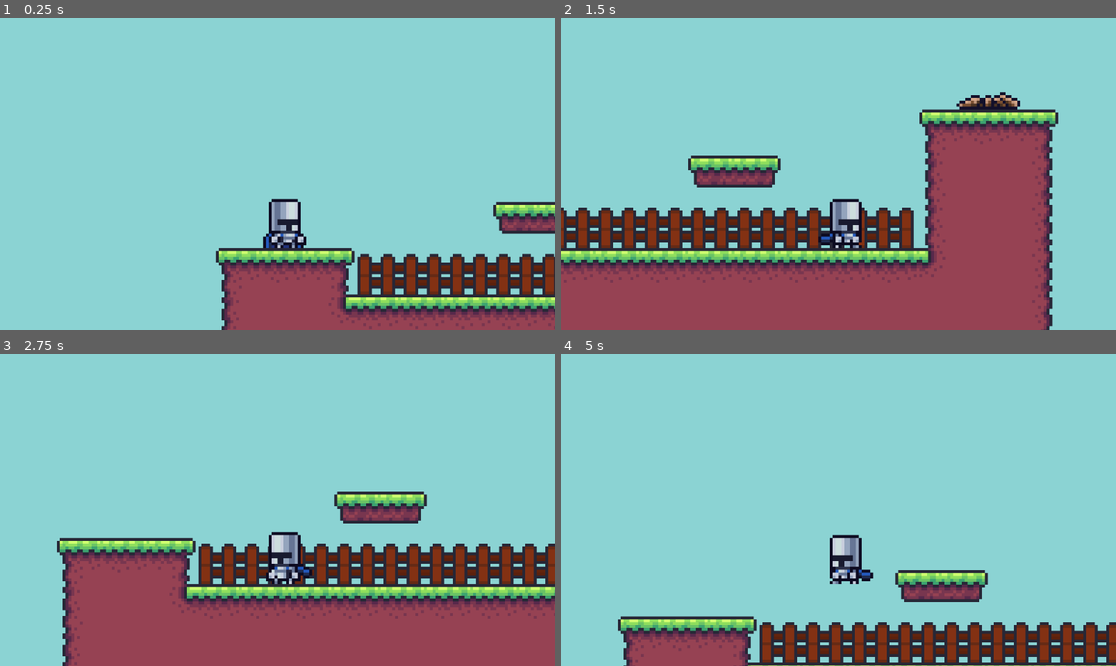
Above: before the commit, frames 1-4 (two rows, left to right).
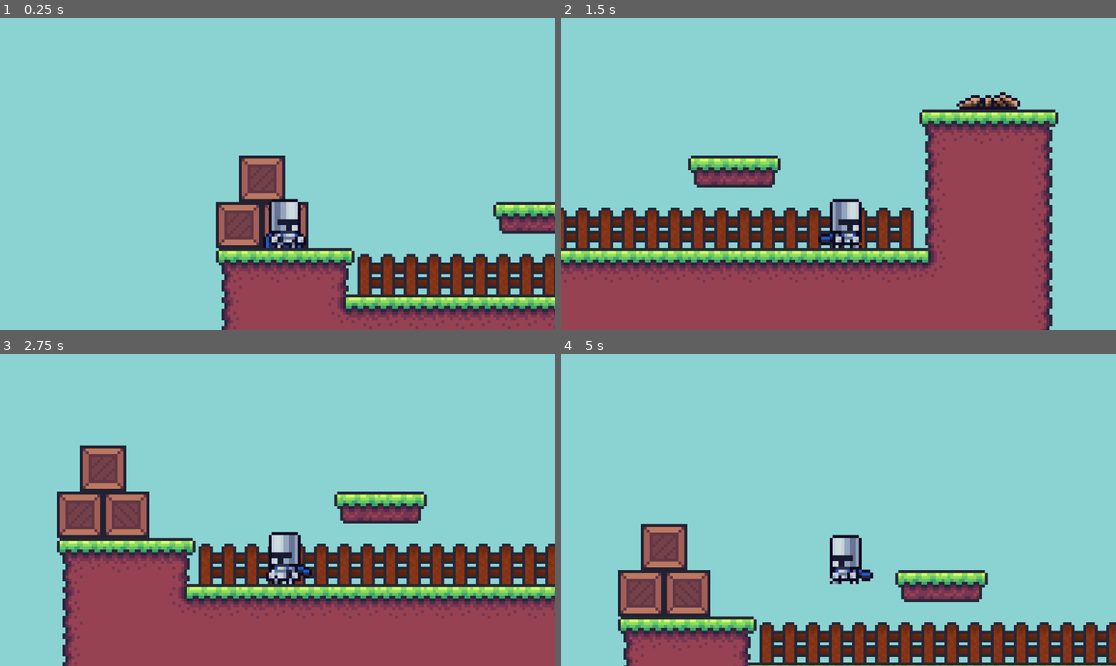
Above: after the commit, the same moments.

Repository: Deivid31/MetroidPixel
Game: Godot game, scene res://maps/test_map.tscn
Same seed, same stepped clock (60 frames per second), same inputs: the game is played once before the commit and once after it.
Inputs (mouse positions are in pixels of both pictures, inside the frame that each line leads up to):
- Up to frame 1 (0.25 s): no input
- Up to frame 2 (1.5 s): tap Enter at 0.5 s; move the mouse to (960, 158) at 0.52 s; hold D (move_right) from 0.53 s (still down); click (960, 158) at 0.6 s; tap Space (jump) at 0.77 s; move the mouse to (727, 189) at 1.27 s; tap E (interact) at 1.35 s
- Up to frame 3 (2.75 s): tap Space (jump) at 1.52 s; move the mouse to (333, 441) at 2.02 s; release D (move_right) at 2.03 s; hold A (move_left) from 2.03 s (still down); click (333, 441) at 2.1 s
- Up to frame 4 (5 s): move the mouse to (810, 572) at 2.77 s; release A (move_left) at 2.78 s; hold D (move_right) 2.78-4.28 s; tap E (interact) at 2.85, 4.35 s; tap Space (jump) at 3.02, 3.77, 4.52 s; move the mouse to (1005, 556) at 3.52 s; click (1005, 556) at 3.6 s; move the mouse to (672, 463) at 4.27 s; hold A (move_left) from 4.28 s (still down)

The runs differ from the first frame. In frame 1, 3.1% of the frame differs, in the area x 38-100%, y 44-89%; in frame 2, 0.4%; in frame 3, 4.2%; in frame 4, 4.2%, in the area x 10-100%, y 54-99%.

Commit message:
Añadidos sprites cajas

Diff:
--- a/maps/test_map.tscn
+++ b/maps/test_map.tscn
@@ -1,8 +1,9 @@
-[gd_scene load_steps=8 format=3 uid="uid://2384vxrh3t8q"]
+[gd_scene load_steps=10 format=3 uid="uid://2384vxrh3t8q"]
 
-[ext_resource type="Texture2D" uid="uid://bcjqbxob33lhq" path="res://tiles/decorations/fence/fence_pack.png" id="1_t7gtf"]
+[ext_resource type="Texture2D" uid="uid://b038kk2rolrep" path="res://tiles/decorations/fence/fence_pack.png" id="1_t7gtf"]
 [ext_resource type="PackedScene" uid="uid://blpaar276ow40" path="res://characters/warrior/warrior.tscn" id="2_c5mqx"]
 [ext_resource type="Texture2D" uid="uid://w4sl5d7p7u13" path="res://tiles/terrain/terrain_pack.png" id="2_yyn4x"]
+[ext_resource type="Texture2D" uid="uid://p5asd2sv5hal" path="res://tiles/decorations/crate/create_pack.png" id="3_udkty"]
 [ext_resource type="PackedScene" uid="uid://vx7vlkse1jk" path="res://decorations/campfire/campfire.tscn" id="4_vm7ba"]
 
 [sub_resource type="TileSetAtlasSource" id="TileSetAtlasSource_etls0"]
@@ -141,10 +142,34 @@
 6:5/0/physics_layer_0/angular_velocity = 0.0
 6:5/0/physics_layer_0/polygon_0/points = PackedVector2Array(-8, -8, 8, -8, 8, 8, -8, 8)
 
+[sub_resource type="TileSetAtlasSource" id="TileSetAtlasSource_hms4q"]
+texture = ExtResource("3_udkty")
+0:0/0 = 0
+0:0/0/physics_layer_0/linear_velocity = Vector2(0, 0)
+0:0/0/physics_layer_0/angular_velocity = 0.0
+0:0/0/physics_layer_0/polygon_0/points = PackedVector2Array(0.0441942, -8, 8, -8, 8, -6.01041, -0.0441942, -5.92202)
+0:0/0/physics_layer_0/polygon_0/one_way = true
+1:0/0 = 0
+1:0/0/physics_layer_0/linear_velocity = Vector2(0, 0)
+1:0/0/physics_layer_0/angular_velocity = 0.0
+1:0/0/physics_layer_0/polygon_0/points = PackedVector2Array(-8, -8, 0.0625, -8, 0.0496063, -6.00236, -8, -6.03323)
+1:0/0/physics_layer_0/polygon_0/one_way = true
+0:1/0 = 0
+0:1/0/physics_layer_0/linear_velocity = Vector2(0, 0)
+0:1/0/physics_layer_0/angular_velocity = 0.0
+0:1/0/physics_layer_0/polygon_0/points = PackedVector2Array(-8, -8, 8, -8, 8, -5.99816, -8, -6.03323)
+0:1/0/physics_layer_0/polygon_0/one_way = true
+1:1/0 = 0
+1:1/0/physics_layer_0/linear_velocity = Vector2(0, 0)
+1:1/0/physics_layer_0/angular_velocity = 0.0
+1:1/0/physics_layer_0/polygon_0/points = PackedVector2Array(-8, -8, 8, -8, 8, -5.99816, -8, -6.03323)
+1:1/0/physics_layer_0/polygon_0/one_way = true
+
 [sub_resource type="TileSet" id="TileSet_6rwd2"]
 physics_layer_0/collision_layer = 1
 sources/1 = SubResource("TileSetAtlasSource_v42tk")
 sources/0 = SubResource("TileSetAtlasSource_etls0")
+sources/2 = SubResource("TileSetAtlasSource_hms4q")
 
 [node name="test_map" type="Node2D"]
 
@@ -161,7 +186,7 @@
 scale = Vector2(6, 6)
 tile_set = SubResource("TileSet_6rwd2")
 format = 2
-layer_0/tile_data = PackedInt32Array(458754, 1, 2, 524290, 1 …(1089 unchanged characters)…  1, 393219, 65537, 1, 458761, 65537, 1, 393223, 65536, 0, 393226, 65536, 0, 393225, 65536, 0, 393224, 65536, 0, 458765, 327681, 5, 458759, 65537, 1, 393222, 65536, 0, 393221, 0, 0, 393227, 65536, 0, 393229, 1, 2, 393228, 131072, 0, 393220, 131073, 1, 589829, 65537, 2)
+layer_0/tile_data = PackedInt32Array(458754, 1, 2, 524290, 1 …(1089 unchanged characters)…  1, 393219, 65537, 1, 458761, 65537, 1, 458765, 327681, 5, 458759, 65537, 1, 393229, 1, 2, 393228, 131072, 0, 393220, 131073, 1, 589829, 65537, 2, 393221, 0, 0, 393222, 65536, 0, 393223, 65536, 0, 393224, 65536, 0, 393225, 65536, 0, 393226, 65536, 0, 393227, 65536, 0, 327682, 2, 1, 327683, 65538, 1, 262146, 2, 0, 262147, 65538, 0)
 
 [node name="Warrior" parent="." instance=ExtResource("2_c5mqx")]
 position = Vector2(320, 521)
Binary file added: tiles/decorations/crate/create_pack.png
Not shown, changed: tiles/decorations/crate/create_pack.png.import
Binary file changed: tiles/decorations/fence/fence_pack.png
Not shown, changed: decorations/campfire/campfire.pxo
Not shown, removed: tiles/decorations/crate/create.pxo
Not shown, added: tiles/decorations/crate/create_pack.pxo
Not shown, changed: tiles/decorations/fence/fence_pack.pxo
